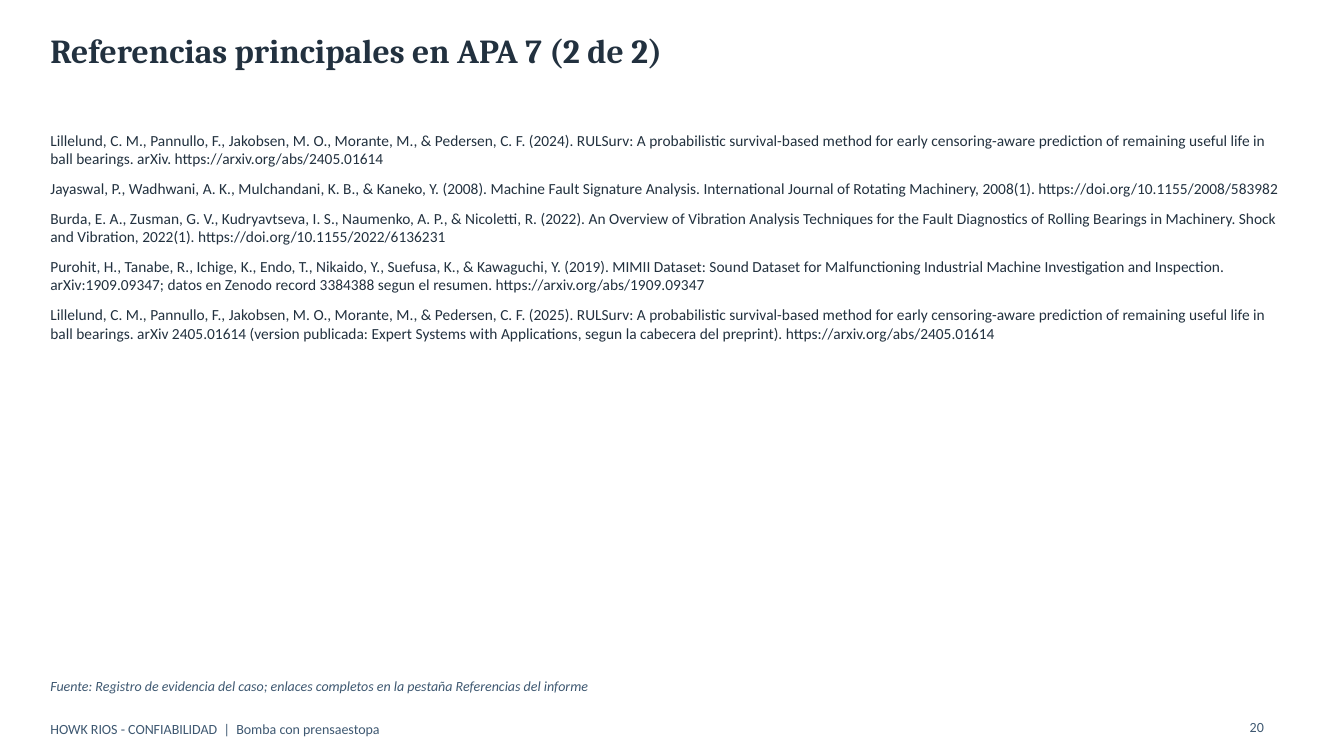
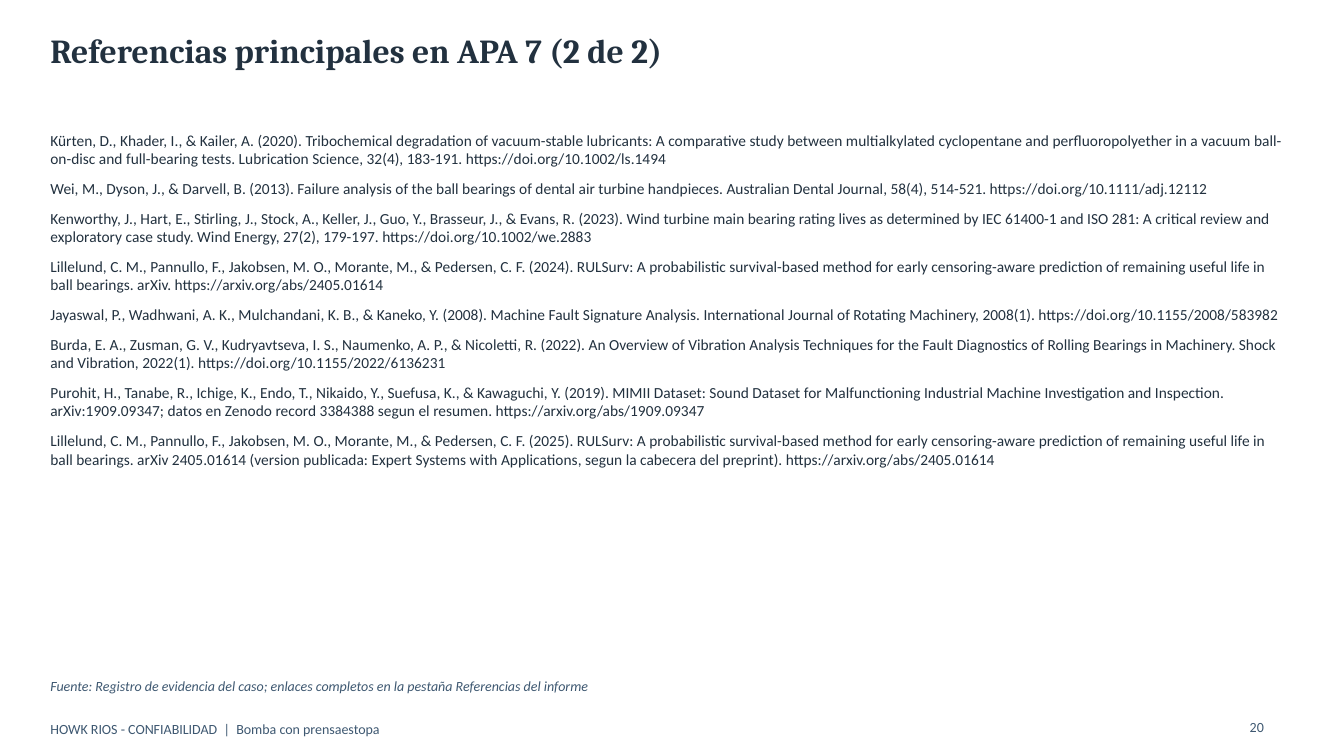
Before and after one commit to howkrios-65/clima-lima, a slide deck: slide 20 of docs/entregables/presentacion_bomba_prensaestopa.pptx. Drawn at 1344x756 pixels with LibreOffice and Linux fonts; fonts in the diff are those of the drawing. Boxes give left, top, right and bottom in pixels: in the first picture for what was removed or moved away, otherwise in the second. Text is boxed around its words. In the diff, an @@ line names an element or a change of style, - is before the commit and + after.

```diff
--- a/docs/entregables/presentacion_bomba_prensaestopa.pptx
+++ b/docs/entregables/presentacion_bomba_prensaestopa.pptx
@@ text at [50, 135, 1281, 245]: paragraphs added @@
+Kürten, D., Khader, I., & Kailer, A. (2020). Tribochemical degradation of vacuum-stable lubricants: A comparative study between multialkylated cyclopentane and perfluoropolyether in a vacuum ball-on-disc and full-bearing tests. Lubrication Science, 32(4), 183-191. https://doi.org/10.1002/ls.1494
+Wei, M., Dyson, J., & Darvell, B. (2013). Failure analysis of the ball bearings of dental air turbine handpieces. Australian Dental Journal, 58(4), 514-521. https://doi.org/10.1111/adj.12112
+Kenworthy, J., Hart, E., Stirling, J., Stock, A., Keller, J., Guo, Y., Brasseur, J., & Evans, R. (2023). Wind turbine main bearing rating lives as determined by IEC 61400-1 and ISO 281: A critical review and exploratory case study. Wind Energy, 27(2), 179-197. https://doi.org/10.1002/we.2883
```
Also in this commit, not shown: 9 other slides changed, 15 other files.
